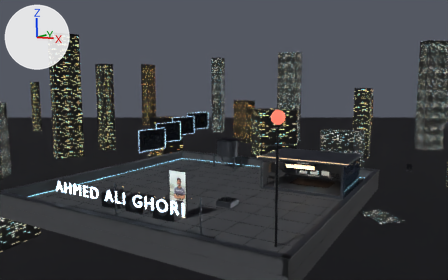
Renders of the Blender file blender/world.blend from each side of a commit.
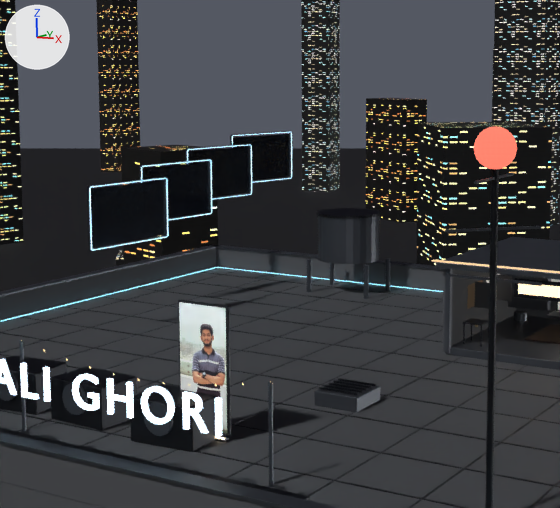
Old and new are each drawn from the file's camera 'PreviewCam' and again close up on the part from 24% to 67% of the width and 24% to 86% of the height. The lights are fixed; the arrows at upper left show +X, +Y and +Z. The last two pictures show the newer version.

Names of what the first close-up shows: 'CityGround', 'City_FacadeCool', 'City_FacadeSteel', 'City_FacadeWarm', 'Deck', 'Panel1_Pane', 'ParapetCap_S', 'Parapet_N', 'Parapet_S', 'Parapet_W', 'PortraitPhoto', 'SignTextMesh' and 95 more.
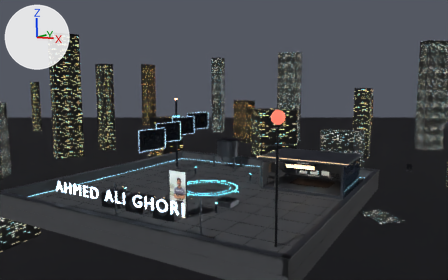
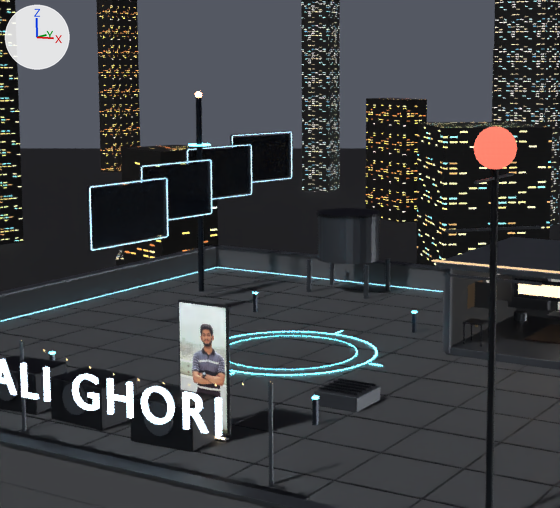
Not visible in the close-ups: 'Upgrade_DeckTick_1', 'Upgrade_BollardCap_2', 'Upgrade_BollardCap_3'.

Patch to the scene script:
```diff
--- a/blender/world.blend.py
+++ b/blender/world.blend.py
@@ ob_upgrade_bollardcap_3 @@
+ob_upgrade_bollardcap_3 = bpy.data.objects.new('Upgrade_BollardCap_3', me_cube_011)  # a box spanning x -0.5..0.5, y -0.5..0.5, z -0.5..0.5; in mat_upgradeneoncyan (cyan #59e5ff, glowing cyan #76edff)
+ob_upgrade_bollardcap_3.location = (1.8, 6.2, 0.86)
+ob_upgrade_bollardcap_3.scale = (0.16, 0.16, 0.08)
@@ ob_upgrade_bollard_3 @@
+ob_upgrade_bollard_3 = bpy.data.objects.new('Upgrade_Bollard_3', me_cube_010)  # a box spanning x -0.5..0.5, y -0.5..0.5, z -0.5..0.5; in mat_upgradesteel (greyish blue #383f4b)
+ob_upgrade_bollard_3.location = (1.8, 6.2, 0.45)
+ob_upgrade_bollard_3.scale = (0.14, 0.14, 0.9)
@@ ob_upgrade_bollardcap_2 @@
+ob_upgrade_bollardcap_2 = bpy.data.objects.new('Upgrade_BollardCap_2', me_cube_011.copy())
+ob_upgrade_bollardcap_2.location = (-6.2, 6.2, 0.86)
+ob_upgrade_bollardcap_2.scale = (0.16, 0.16, 0.08)
@@ ob_upgrade_bollardcap_1 @@
+ob_upgrade_bollardcap_1 = bpy.data.objects.new('Upgrade_BollardCap_1', me_cube_011.copy())
+ob_upgrade_bollardcap_1.location = (4.8, -6.5, 0.86)
+ob_upgrade_bollardcap_1.scale = (0.16, 0.16, 0.08)
@@ ob_upgrade_bollard_1 @@
+ob_upgrade_bollard_1 = bpy.data.objects.new('Upgrade_Bollard_1', me_cube_006)  # a box spanning x -0.5..0.5, y -0.5..0.5, z -0.5..0.5; in mat_upgradesteel (greyish blue #383f4b)
+ob_upgrade_bollard_1.location = (4.8, -6.5, 0.45)
+ob_upgrade_bollard_1.scale = (0.14, 0.14, 0.9)
@@ ob_upgrade_spirebeacon @@
+ob_upgrade_spirebeacon = bpy.data.objects.new('Upgrade_SpireBeacon', me_sphere_002)  # a UV sphere (12 segments, 8 rings, poles along z) spanning x -0.18..0.18, y -0.18..0.18, z -0.18..0.18; in mat_upgradebeaconamber (beige #ffad81, glowing orange #ffa076)
+ob_upgrade_spirebeacon.location = (-11.2, 8.8, 9.6)
@@ ob_upgrade_spirehalo @@
+ob_upgrade_spirehalo = bpy.data.objects.new('Upgrade_SpireHalo', me_torus_005)  # a torus around z (ring radius 0.52, tube radius 0.04) spanning x -0.56..0.56, y -0.56..0.56, z -0.04..0.04; in mat_upgradeneoncyan (cyan #59e5ff, glowing cyan #76edff)
+ob_upgrade_spirehalo.location = (-11.2, 8.8, 7.2)
@@ ob_upgrade_commsspire @@
+ob_upgrade_commsspire = bpy.data.objects.new('Upgrade_CommsSpire', me_cylinder_019)  # an 8-sided cylinder along z spanning x -0.14..0.14, y -0.14..0.14, z -4.75..4.75; in mat_upgradesteel (greyish blue #383f4b)
+ob_upgrade_commsspire.location = (-11.2, 8.8, 4.75)
@@ ob_upgrade_decktick_1 @@
+ob_upgrade_decktick_1 = bpy.data.objects.new('Upgrade_DeckTick_1', me_cube_011.copy())
+ob_upgrade_decktick_1.location = (-0.8, 4.45, 0.06)
+ob_upgrade_decktick_1.rotation_euler = (0.0, 0.0, 1.571)  # degrees (0, 0, 90)
+ob_upgrade_decktick_1.scale = (0.55, 0.06, 0.03)
@@ ob_upgrade_decktick_0 @@
+ob_upgrade_decktick_0 = bpy.data.objects.new('Upgrade_DeckTick_0', me_cube_011.copy())
+ob_upgrade_decktick_0.location = (3.05, 0.6, 0.06)
+ob_upgrade_decktick_0.scale = (0.55, 0.06, 0.03)
@@ ob_upgrade_deckringinner @@
+ob_upgrade_deckringinner = bpy.data.objects.new('Upgrade_DeckRingInner', me_torus_004)  # a torus around z (ring radius 2.65, tube radius 0.03) spanning x -2.68..2.68, y -2.68..2.68, z -0.03..0.03; in mat_upgradeneoncyan (cyan #59e5ff, glowing cyan #76edff)
+ob_upgrade_deckringinner.location = (-0.8, 0.6, 0.06)
+ob_upgrade_deckringinner.scale = (1.0, 1.0, 0.35)
@@ ob_upgrade_deckringouter @@
+ob_upgrade_deckringouter = bpy.data.objects.new('Upgrade_DeckRingOuter', me_torus_003)  # a torus around z (ring radius 3.4, tube radius 0.05) spanning x -3.45..3.45, y -3.45..3.45, z -0.04..0.04; in mat_upgradeneoncyan (cyan #59e5ff, glowing cyan #76edff)
+ob_upgrade_deckringouter.location = (-0.8, 0.6, 0.06)
+ob_upgrade_deckringouter.scale = (1.0, 1.0, 0.35)
```

Boxes (x1, y1, x2, y2) around the edits, measured in the close-ups (560 x 508 px):
'Upgrade_CommsSpire', added: after (196, 97, 204, 292)
'Upgrade_DeckRingOuter', added: after (230, 331, 378, 375)
'Upgrade_Bollard_1', added: after (312, 396, 319, 425)
'Upgrade_DeckRingInner', added: after (230, 335, 358, 370)
'Upgrade_Bollard_3', added: after (412, 311, 417, 333)
'Upgrade_SpireHalo', added: after (188, 143, 211, 146)
'Upgrade_SpireBeacon', added: after (195, 91, 202, 97)
'Upgrade_BollardCap_1', added: after (312, 395, 319, 400)
'Upgrade_DeckTick_0', added: after (369, 363, 383, 366)
